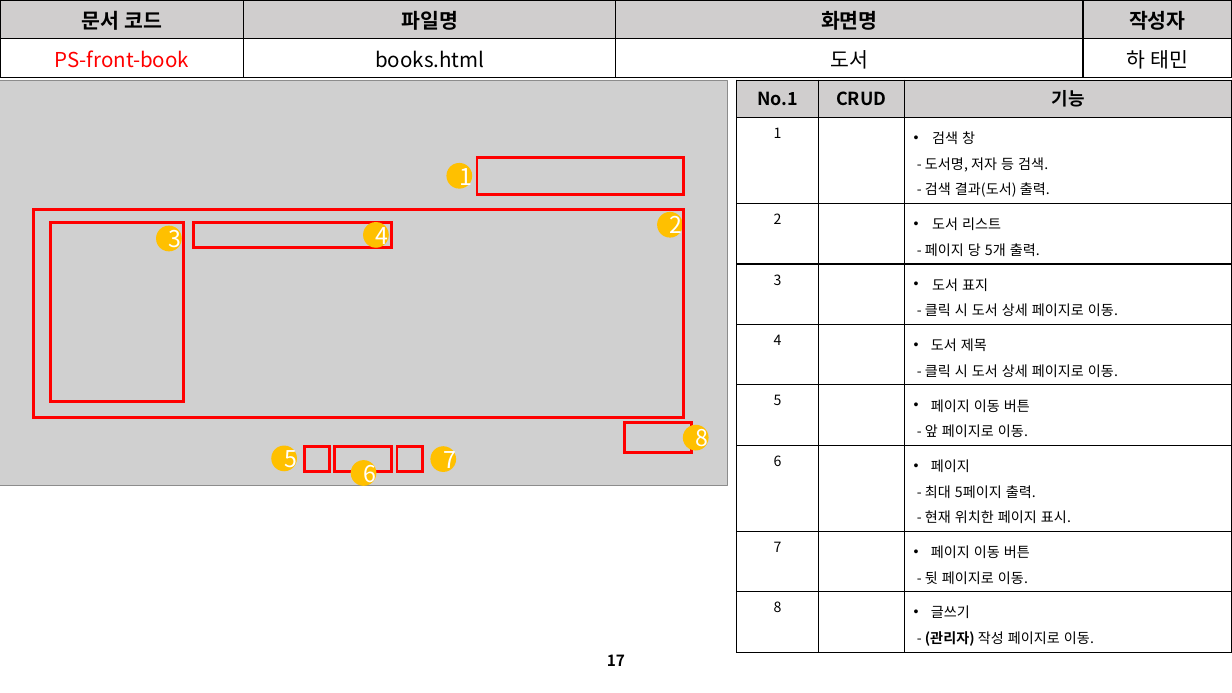
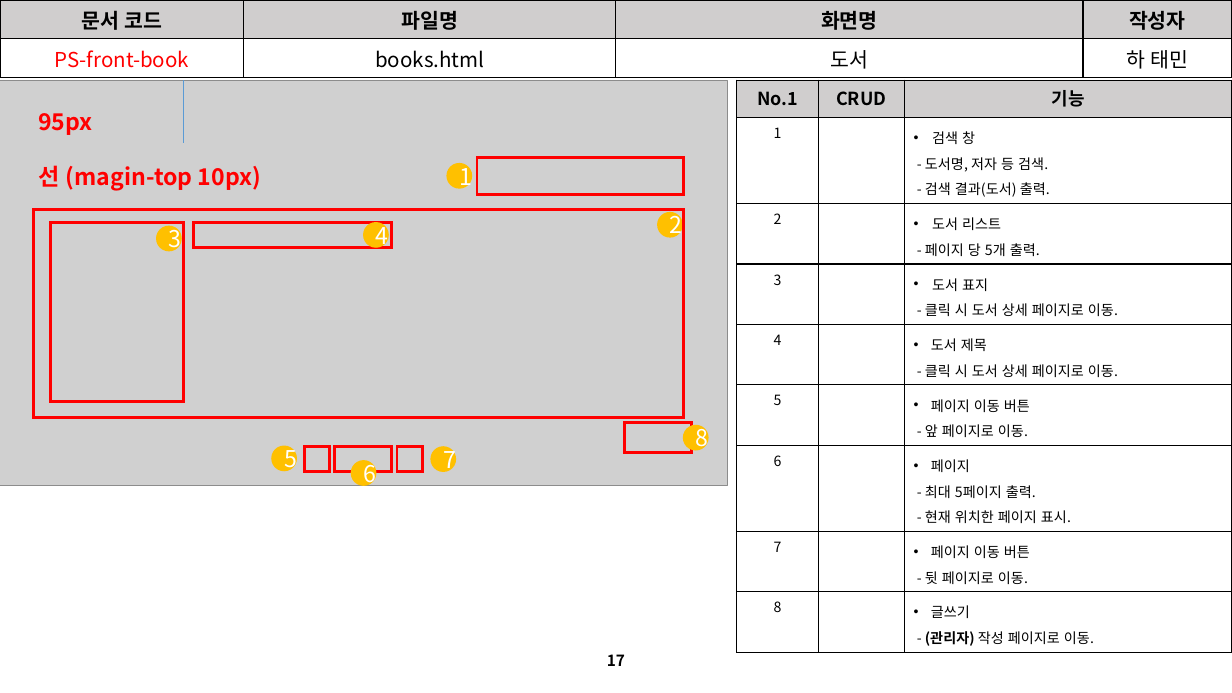
Before and after one commit to David-Ha-1217/Publisher_Portfolio, a slide deck: slide 17 of Documents/진행(변경)사항.pptx. Drawn at 1232x693 pixels with LibreOffice and Linux fonts; fonts in the diff are those of the drawing; grey boxes stand for pictures. Boxes give left, top, right and bottom in pixels: in the first picture for what was removed or moved away, otherwise in the second. Text is boxed around its words. In the diff, an @@ line names an element or a change of style, - is before the commit and + after.

```diff
--- a/Documents/진행(변경)사항.pptx
+++ b/Documents/진행(변경)사항.pptx
@@ line added from (183, 80) to (183, 143), #5B9BD5 0.5 pt @@
@@ text added at (38, 113, 261, 191), 18 pt, text #FF0000, bold @@
+95px
+선 (magin-top 10px)
```
Also in this commit, not shown: 8 other slides changed, 45 other files.
